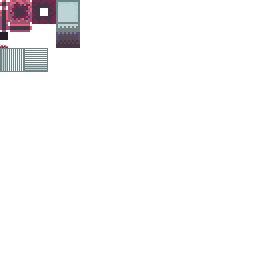
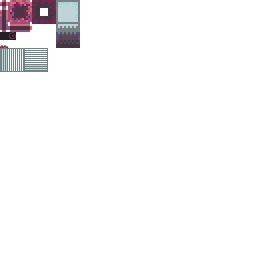
Two versions of the same layered image (w=256, h=256). Layer-by-layer changes:
painted on "Layer 9" over [8, 32, 16, 40]
